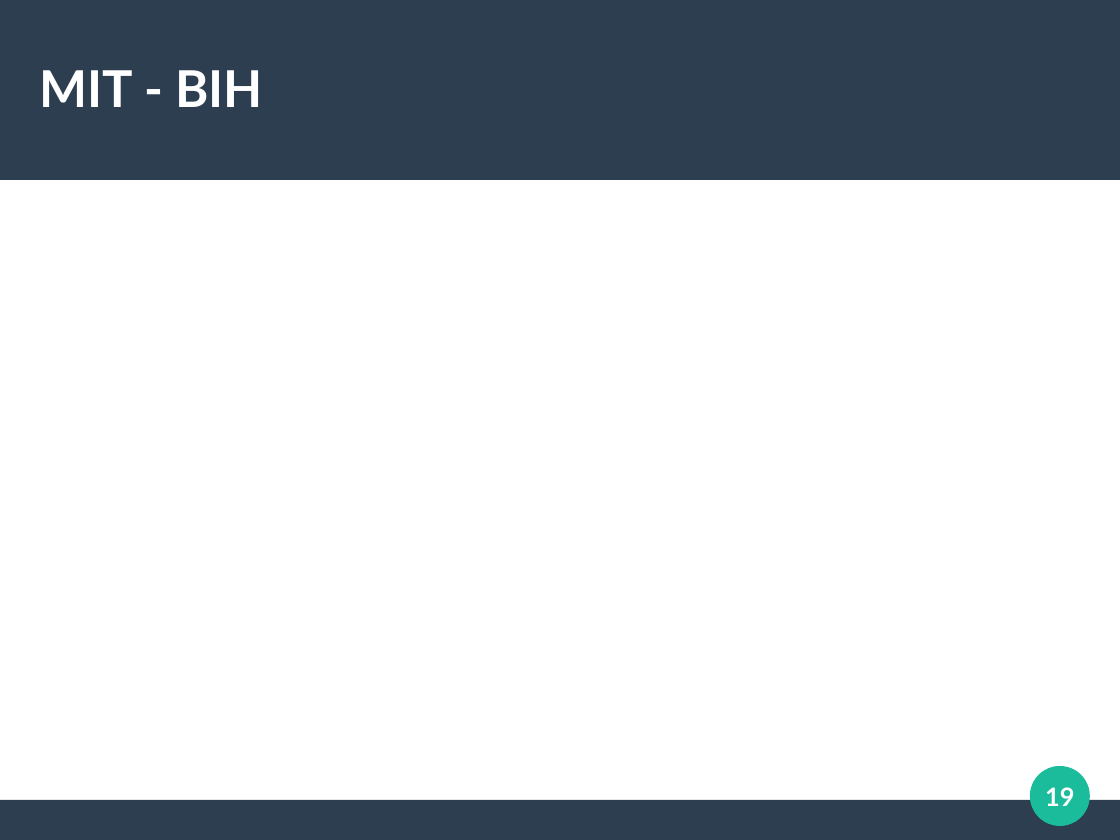
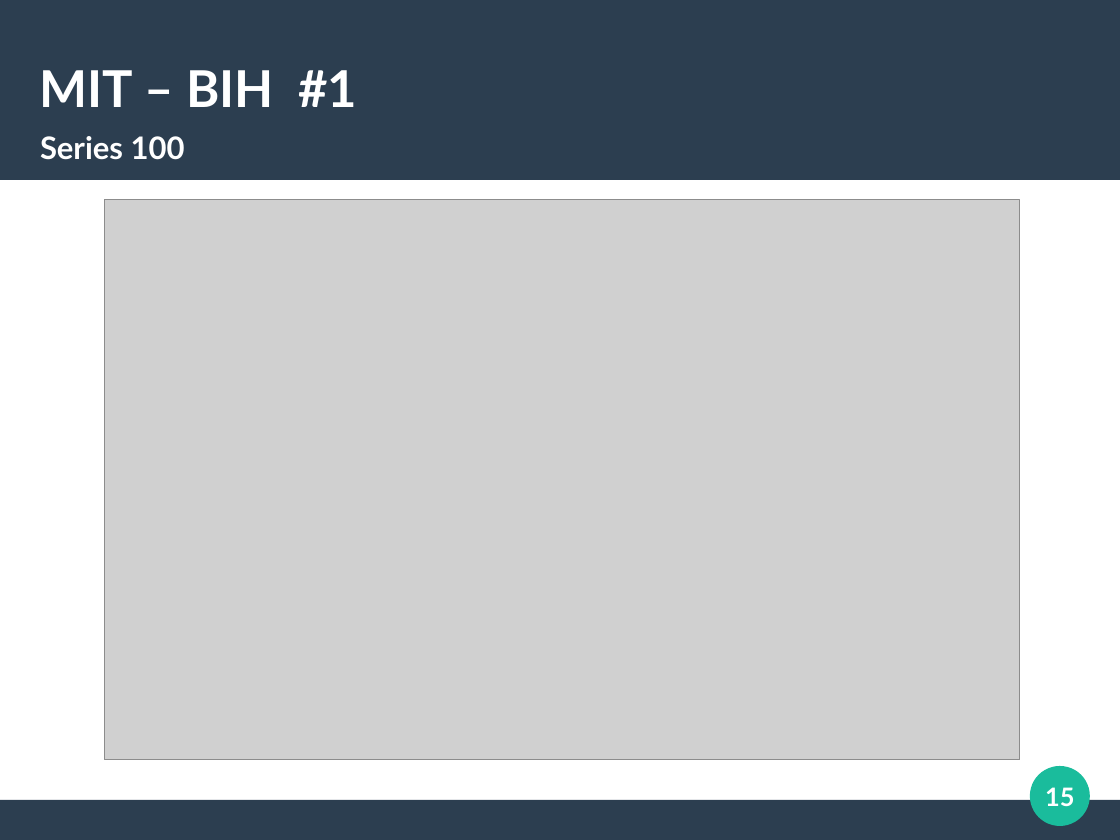
Before and after one commit to alifgiant/TA-Paper, a slide deck: slide 15 of presentation/Silde Sidang.odp (slide 19 before the commit). Drawn at 1120x840 pixels with LibreOffice and Linux fonts; fonts in the diff are those of the drawing; grey boxes stand for pictures. Boxes give left, top, right and bottom in pixels: in the first picture for what was removed or moved away, otherwise in the second. Text is boxed around its words. In the diff, an @@ line names an element or a change of style, - is before the commit and + after.

```diff
--- a/presentation/Silde Sidang.odp
+++ b/presentation/Silde Sidang.odp
@@ title at [40, 70, 357, 107]: text changed @@
-MIT - BIH
+MIT – BIH #1
@@ title added at [40, 136, 185, 160], 22 pt, text #FFFFFF, bold @@
+Series 100
@@ picture added at [104, 200, 1020, 760] @@
@@ page number at [1045, 787, 1074, 806]: text changed @@
-19
+15
```
Also in this commit, not shown: 10 other slides changed, 16 slides added, 8 slides removed, 6 other files.
